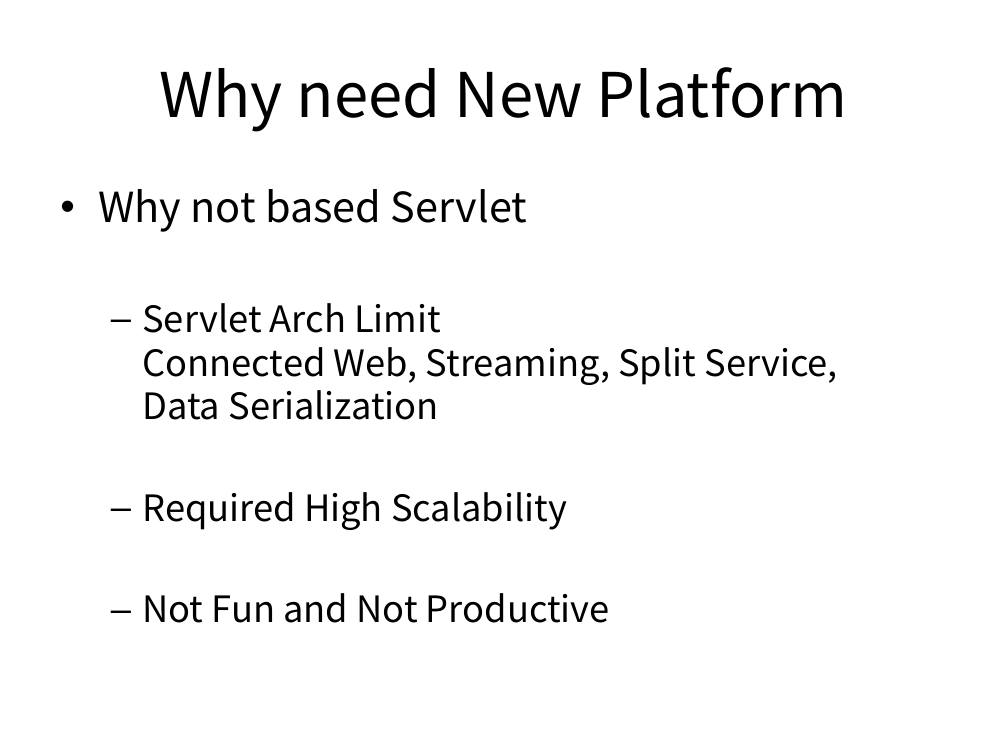
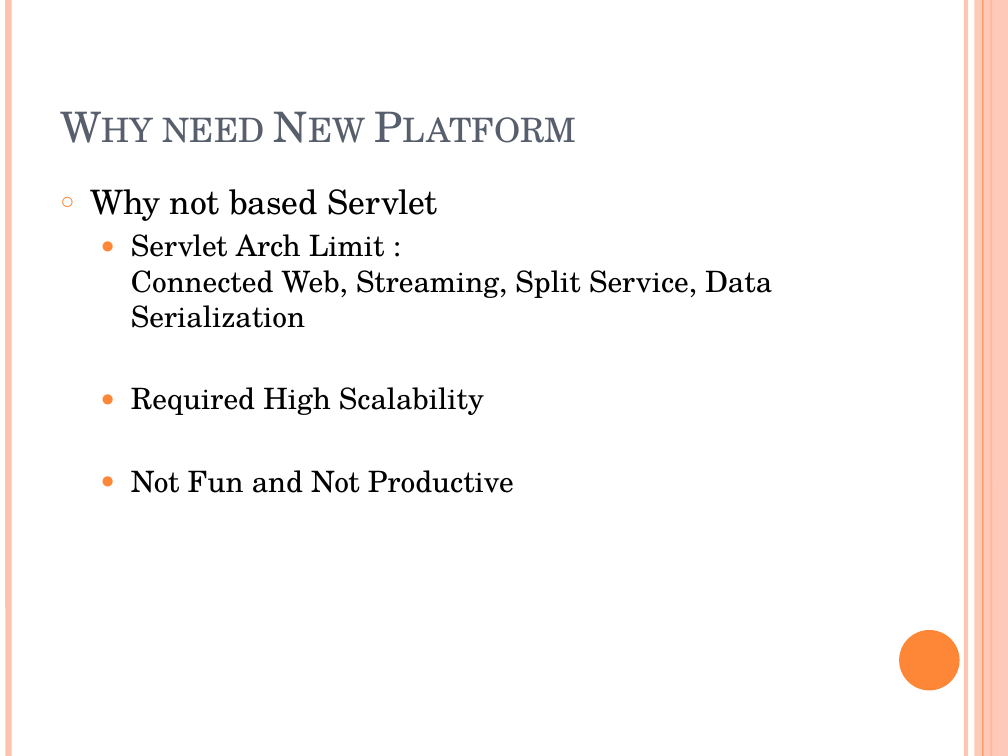
Before and after one commit to bleujin/aradon, a slide deck: slide 5 of resource/docs/ServicePlatformAradon.pptx (slide 4 before the commit). Drawn at 1008x756 pixels with LibreOffice and Linux fonts; fonts in the diff are those of the drawing. Boxes give left, top, right and bottom in pixels: in the first picture for what was removed or moved away, otherwise in the second. Text is boxed around its words. In the diff, an @@ line names an element or a change of style, - is before the commit and + after.

```diff
--- a/resource/docs/ServicePlatformAradon.pptx
+++ b/resource/docs/ServicePlatformAradon.pptx
@@ line added from (8, 0) to (8, 756), #FEC3AE 4.5 pt @@
@@ line added from (966, 0) to (966, 756), #FEC3AE 3 pt @@
@@ rectangle added at [975, 0, 1008, 756], fill #FEC3AE at 87% opacity @@
@@ line added from (983, 0) to (983, 756), #FE8637 0.75 pt @@
@@ line added from (991, 0) to (991, 756), #FE8637 1.5 pt @@
@@ title "Why need New Platform" at [162, 117, 264, 143]: size 44 to 30 pt, font Noto Sans CJK KR to TeX Gyre Schola, text colour #000000 to #575F6D, small capitals on; alignment centre to left; vertical alignment middle to bottom @@
@@ text at [91, 189, 514, 493]: size 29.6 to 24 pt in "Why not based Servlet"; font Noto Sans CJK KR to TeX Gyre Schola in "Why not based Servlet", "Required High Scalability", "Not Fun and Not Productive"; size 25.9 to 21 pt in "Required High Scalability", "Not Fun and Not Productive"; bullet • to ○; bullet – to ● @@
@@ text at [131, 234, 772, 328]: text changed; size 25.9 to 21 pt; font Noto Sans CJK KR to TeX Gyre Schola @@
-  – Servlet Arch Limit
-    Connected Web, Streaming, Split Service,
-    Data Serialization
+  ● Servlet Arch Limit :
+    Connected Web, Streaming, Split Service, Data Serialization
@@ ellipse added at [899, 630, 960, 690], fill #FE8637 @@
```
Also in this commit, not shown: 7 other slides changed, 1 slide added, 1 other file.
